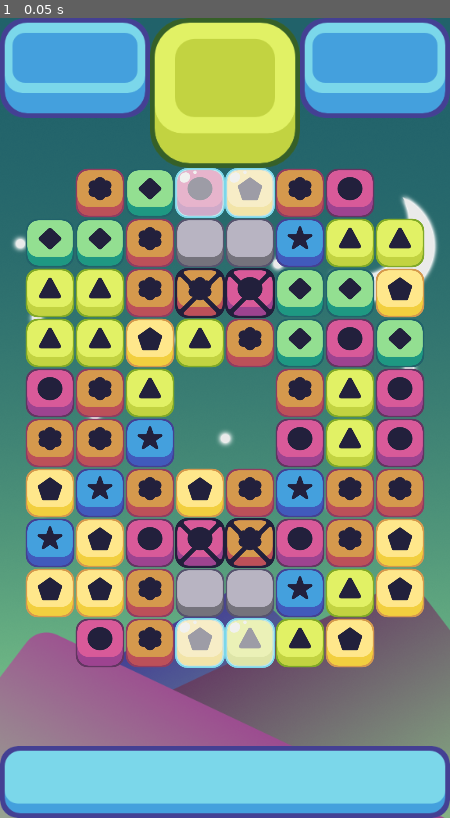
Above: before the commit, frame 1.
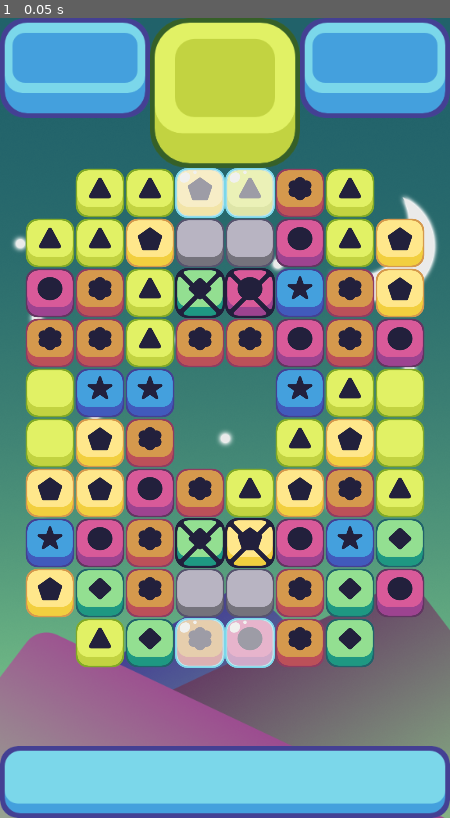
Above: after the commit, the same moment.

Repository: DeXoteric/G_Match3
Game: Godot game, scene res://scenes/GameWIndow.tscn
Same seed, same stepped clock (60 frames per second), same inputs: the game is played once before the commit and once after it.
Inputs:
- Up to frame 1 (0.05 s): no input

The runs differ from the first frame. In frame 1, 29% of the frame differs, in the area x 5-95%, y 18-82%.

Commit message:
Taft Episode 22

Diff:
--- a/G_Match3/scenes/GameWIndow.tscn
+++ b/G_Match3/scenes/GameWIndow.tscn
@@ -7,6 +7,7 @@
 [ext_resource path="res://scripts/IceHolder.gd" type="Script" id=5]
 [ext_resource path="res://scripts/LockHolder.gd" type="Script" id=6]
 [ext_resource path="res://scripts/ConcreteHolder.gd" type="Script" id=7]
+[ext_resource path="res://scripts/SlimeHolder.gd" type="Script" id=8]
 
 [node name="GameWIndow" type="Node2D"]
 
@@ -47,6 +48,7 @@
 ice_spaces = PoolVector2Array( 3, 0, 4, 0, 3, 9, 4, 9 )
 lock_spaces = PoolVector2Array( 3, 2, 4, 2, 3, 7, 4, 7 )
 concrete_spaces = PoolVector2Array( 3, 1, 4, 1, 3, 8, 4, 8 )
+slime_spaces = PoolVector2Array( 0, 4, 0, 5, 7, 4, 7, 5 )
 
 [node name="IceHolder" type="Node2D" parent="."]
 script = ExtResource( 5 )
@@ -56,6 +58,9 @@
 
 [node name="ConcreteHolder" type="Node2D" parent="."]
 script = ExtResource( 7 )
+
+[node name="SlimeHolder" type="Node2D" parent="."]
+script = ExtResource( 8 )
 
 [node name="DestroyTimer" type="Timer" parent="."]
 wait_time = 0.5
@@ -71,11 +76,14 @@
 [connection signal="damage_concrete" from="Grid" to="ConcreteHolder" method="_on_Grid_damage_concrete"]
 [connection signal="damage_ice" from="Grid" to="IceHolder" method="_on_Grid_damage_ice"]
 [connection signal="damage_lock" from="Grid" to="LockHolder" method="_on_Grid_damage_lock"]
+[connection signal="damage_slime" from="Grid" to="SlimeHolder" method="_on_Grid_damage_slime"]
 [connection signal="make_concrete" from="Grid" to="ConcreteHolder" method="_on_Grid_make_concrete"]
 [connection signal="make_ice" from="Grid" to="IceHolder" method="_on_Grid_make_ice"]
 [connection signal="make_lock" from="Grid" to="LockHolder" method="_on_Grid_make_lock"]
+[connection signal="make_slime" from="Grid" to="SlimeHolder" method="_on_Grid_make_slime"]
 [connection signal="remove_lock" from="LockHolder" to="Grid" method="_on_LockHolder_remove_lock"]
 [connection signal="remove_concrete" from="ConcreteHolder" to="Grid" method="_on_ConcreteHolder_remove_concrete"]
+[connection signal="remove_slime" from="SlimeHolder" to="Grid" method="_on_SlimeHolder_remove_slime"]
 [connection signal="timeout" from="DestroyTimer" to="Grid" method="_on_DestroyTimer_timeout"]
 [connection signal="timeout" from="CollapseTimer" to="Grid" method="_on_CollapseTimer_timeout"]
 [connection signal="timeout" from="RefillTimer" to="Grid" method="_on_RefillTimer_timeout"]
--- /dev/null
+++ b/G_Match3/scenes/Slime.tscn
@@ -0,0 +1,9 @@
+[gd_scene load_steps=3 format=2]
+
+[ext_resource path="res://assets/Slime.png" type="Texture" id=1]
+[ext_resource path="res://scenes/Concrete.tscn" type="PackedScene" id=2]
+
+[node name="Slime" instance=ExtResource( 2 )]
+
+[node name="Sprite" parent="." index="0"]
+texture = ExtResource( 1 )
--- a/G_Match3/scripts/Grid.gd
+++ b/G_Match3/scripts/Grid.gd
@@ -13,6 +13,7 @@
 export var ice_spaces: PoolVector2Array
 export var lock_spaces: PoolVector2Array
 export var concrete_spaces: PoolVector2Array
+export var slime_spaces: PoolVector2Array
 
 var possible_pieces = [
 preload("res://scenes/BluePiece.tscn"),
@@ -38,6 +39,8 @@
 signal damage_lock
 signal make_concrete
 signal damage_concrete
+signal make_slime
+signal damage_slime
 
 
 func _ready():
@@ -48,6 +51,7 @@
 	spawn_ice()
 	spawn_locks()
 	spawn_concrete()
+	spawn_slime()
 
 
 func _process(_delta):
@@ -59,6 +63,8 @@
 	if is_in_array(empty_spaces, place):
 		return true
 	if is_in_array(concrete_spaces, place):
+		return true
+	if is_in_array(slime_spaces, place):
 		return true
 	return false
 
@@ -120,6 +126,11 @@
 func spawn_concrete():
 	for i in concrete_spaces.size():
 		emit_signal("make_concrete", concrete_spaces[i])
+
+
+func spawn_slime():
+	for i in slime_spaces.size():
+		emit_signal("make_slime", slime_spaces[i])
 
 
 func match_at(i, j, color):
@@ -266,10 +277,22 @@
 		emit_signal("damage_concrete", Vector2(column, row - 1))
 
 
+func check_slime(column, row):
+	if column < width - 1:
+		emit_signal("damage_slime", Vector2(column + 1, row))
+	if column > 0:
+		emit_signal("damage_slime", Vector2(column - 1, row))
+	if row < height - 1:
+		emit_signal("damage_slime", Vector2(column, row + 1))
+	if row > 0:
+		emit_signal("damage_slime", Vector2(column, row - 1))
+
+
 func damage_special(column, row):
 	emit_signal("damage_ice", Vector2(column, row))
 	emit_signal("damage_lock", Vector2(column, row))
 	check_concrete(column, row)
+	check_slime(column, row)
 
 
 func collapse_columns():
@@ -336,3 +359,9 @@
 	for i in range(concrete_spaces.size() - 1, -1, -1):
 		if concrete_spaces[i] == place:
 			concrete_spaces.remove(i)
+
+
+func _on_SlimeHolder_remove_slime(place):
+	for i in range(slime_spaces.size() - 1, -1, -1):
+		if slime_spaces[i] == place:
+			slime_spaces.remove(i)
--- /dev/null
+++ b/G_Match3/scripts/SlimeHolder.gd
@@ -0,0 +1,35 @@
+extends Node2D
+
+var slime_pieces = []
+var width = 8
+var height = 10
+var slime = preload("res://scenes/Slime.tscn")
+
+signal remove_slime
+
+
+func make_2d_array():
+	var array = []
+	for i in width:
+		array.append([])
+		for j in height:
+			array[i].append(null)
+	return array
+
+
+func _on_Grid_make_slime(board_position):
+	if slime_pieces.size() == 0:
+		slime_pieces = make_2d_array()
+	var current = slime.instance()
+	add_child(current)
+	current.position = Vector2(board_position.x * 64 + 64, -board_position.y * 64 + 800)
+	slime_pieces[board_position.x][board_position.y] = current
+
+
+func _on_Grid_damage_slime(board_position):
+	if slime_pieces[board_position.x][board_position.y] != null:
+		slime_pieces[board_position.x][board_position.y].take_damage(1)
+		if slime_pieces[board_position.x][board_position.y].health <= 0:
+			slime_pieces[board_position.x][board_position.y].queue_free()
+			slime_pieces[board_position.x][board_position.y] = null
+			emit_signal("remove_slime", board_position)
Not shown: 1 places in G_Match3/scenes/GameWIndow.tscn that only renumber resources
